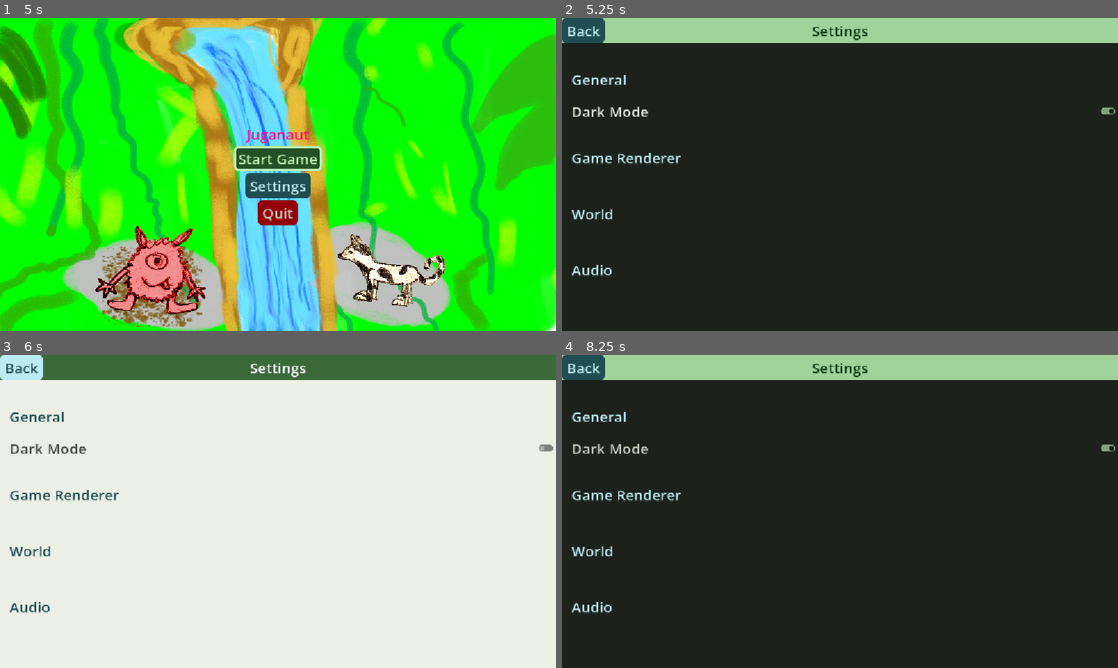
Above: before the commit, frames 1-4 (two rows, left to right).
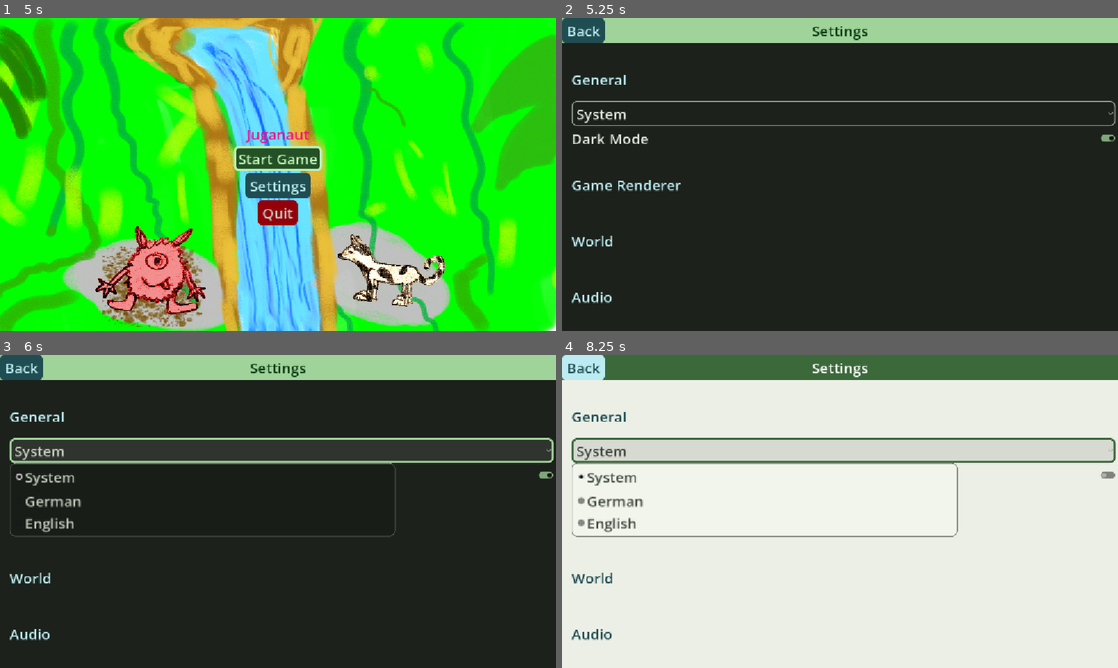
Above: after the commit, the same moments.

Repository: SirVincelot24/juganaut-godot
Game: Godot game, scene res://scenes/MainMenu.tscn
Same seed, same stepped clock (60 frames per second), same inputs: the game is played once before the commit and once after it.
Inputs (mouse positions are in pixels of both pictures, inside the frame that each line leads up to):
- Up to frame 1 (5 s): click "Start Game" at 0.5 s; click "Stop" at 1.25 s; click "Start Game" at 2 s; click "Stop" at 2.75 s; click "Start Game" at 3.5 s; click "Stop" at 4.25 s
- Up to frame 2 (5.25 s): click "Settings" at 5 s
- Up to frame 3 (6 s): click (283, 452) at 5.75 s, where only the run after the commit has a clickable "System"
- Up to frame 4 (8.25 s): click "Dark Mode" at 6.5 s; click "Dark Mode" at 7.25 s; click (845, 452) at 8 s, where only the run after the commit has a clickable "System"

Frame 1 is identical in both runs. In frame 2, 2.5% of the frame differs, in the area x 1-100%, y 26-92%; in frame 3, 100%, in the area x 0-100%, y 0-100%; in frame 4, 100%.

Commit message:
add language select to settings menu

Diff:
--- a/localization/Settings.csv
+++ b/localization/Settings.csv
@@ -1,6 +1,8 @@
 Key,en,de
 general,General,Allgemeines
 language,Language,Sprache
+de,German,Deutsch
+en,English,Englisch
 theme,Theme,Erscheinungsbild
 dark,Dark,Dunkel
 light,Light,Hell
--- a/scenes/settings_menu.tscn
+++ b/scenes/settings_menu.tscn
@@ -2,6 +2,7 @@
 
 [ext_resource type="Script" uid="uid://dd4mu46yxw0bf" path="res://scripts/UI/buttons/dark_button.gd" id="1_05p07"]
 [ext_resource type="Script" uid="uid://d56hnuq86cdi" path="res://scripts/UI/buttons/back.gd" id="1_cr101"]
+[ext_resource type="Script" uid="uid://3uok607cgyja" path="res://scripts/UI/buttons/language_select.gd" id="2_wswnh"]
 
 [node name="SettingsMenu" type="Control" unique_id=1464940150]
 layout_mode = 3
@@ -59,6 +60,10 @@
 theme_type_variation = &"SettingsHeadline"
 text = "general"
 
+[node name="LanguageSelect" type="OptionButton" parent="VBoxContainer/ScrollContainer/VBoxContainer" unique_id=572866696]
+layout_mode = 2
+script = ExtResource("2_wswnh")
+
 [node name="DarknessControl" type="CheckButton" parent="VBoxContainer/ScrollContainer/VBoxContainer" unique_id=2083268754]
 layout_mode = 2
 button_pressed = true
@@ -79,3 +84,5 @@
 layout_mode = 2
 theme_type_variation = &"SettingsHeadline"
 text = "audio"
+
+[connection signal="item_selected" from="VBoxContainer/ScrollContainer/VBoxContainer/LanguageSelect" to="VBoxContainer/ScrollContainer/VBoxContainer/LanguageSelect" method="_item_selected"]
--- a/scripts/UI/buttons/dark_button.gd
+++ b/scripts/UI/buttons/dark_button.gd
@@ -1,4 +1,4 @@
 extends CheckButton
 
-func _toggled(toggled_on: bool) -> void:
+func _toggled(_toggled_on: bool) -> void:
 	ThemeManager.toggle_theme()
--- /dev/null
+++ b/scripts/UI/buttons/language_select.gd
@@ -0,0 +1,22 @@
+extends OptionButton
+
+var langs: Array = ["system", ""]
+var selected_language = 0
+
+func _ready() -> void:
+	langs.append_array(TranslationServer.get_loaded_locales())
+	print(langs)
+	add_item(tr(langs[0]))
+	add_separator()
+	for lang in langs.slice(2):
+		add_item(tr(lang))
+	selected_language = PlayerPrefs.get_int("language", 0)
+	select(selected_language)
+
+func _item_selected(index: int):
+	selected_language = index
+	if selected_language == 0:
+		TranslationServer.set_locale(OS.get_locale_language())
+	else :
+		TranslationServer.set_locale(langs[selected_language])
+	PlayerPrefs.set_pref("language", selected_language)
--- a/scripts/UI/theme_gen.gd
+++ b/scripts/UI/theme_gen.gd
@@ -16,7 +16,6 @@
 
 func define_theme():
 	var normalButtonBg = stylebox_flat({
-			bg_color = color_scheme.error,
 			corner_ = corner_radius(10),
 			content_margins_ = content_margins(10, 5, 10, 5)
 		})
@@ -34,8 +33,21 @@
 		}),
 		stopButtonBg = inherit(normalButtonBg, {
 			bg_color = color_scheme.secondary
+		}),
+		optionButton = inherit(normalButtonBg, {
+			bg_color = Color.TRANSPARENT,
+			border_ = border_width(2),
+			border_color = color_scheme.outline
+		}),
+	}
+	var almostTransparent = stylebox_flat({
+			bg_color = Color(color_scheme.onBackground, 0.1)
 		})
-	}
+	var optionButtonPressed = inherit(buttonBgVariations["optionButton"], {
+		border_color = color_scheme.primary,
+		border_ = border_width(4)
+	})
+
 	var button_pressed = {}
 	for entry in buttonBgVariations.keys():
 		button_pressed[entry] = inherit(buttonBgVariations[entry], {
@@ -93,6 +105,14 @@
 		button_checked_color = color_scheme.primary,
 		button_unchecked_color = color_scheme.surfaceContainerHighest
 	})
+	define_style("OptionButton", {
+		font_color = color_scheme.onSurface,
+		font_pressed_color = color_scheme.onSurface,
+		normal = buttonBgVariations["optionButton"],
+		hover = inherit(buttonBgVariations["optionButton"], almostTransparent),
+		pressed = optionButtonPressed,
+		hover_pressed = inherit(optionButtonPressed, almostTransparent)
+	})
 
 	# Containers
 	define_style("Panel", {
@@ -110,6 +130,19 @@
 			content_margins_ = content_margins(20, -1, 5, -1)
 		})
 	})
+	define_style("PopupMenu", {
+		font_color = color_scheme.onSurfaceVariant,
+		font_hover_color = color_scheme.onTertiaryContainer,
+		font_separator_color = color_scheme.onSurfaceVariant,
+		panel = inherit(normalButtonBg, {
+			bg_color = color_scheme.surfaceContainerLow,
+			border_ = border_width(1),
+			border_color = color_scheme.outline
+		}),
+		hover = inherit(normalButtonBg, {
+			bg_color = color_scheme.tertiaryContainer
+		})
+	})
 
 	# Labels
 	define_variant_style("TitleLabel", "Label", {
--- a/themes/generated/dark_theme.tres
+++ b/themes/generated/dark_theme.tres
@@ -5,7 +5,6 @@
 content_margin_top = 5.0
 content_margin_right = 10.0
 content_margin_bottom = 5.0
-bg_color = Color(1, 0.7058824, 0.67058825, 1)
 corner_radius_top_left = 10
 corner_radius_top_right = 10
 corner_radius_bottom_right = 10
@@ -16,7 +15,6 @@
 content_margin_top = 5.0
 content_margin_right = 10.0
 content_margin_bottom = 5.0
-bg_color = Color(1, 0.7058824, 0.67058825, 1)
 corner_radius_top_left = 10
 corner_radius_top_right = 10
 corner_radius_bottom_right = 10
@@ -27,7 +25,6 @@
 content_margin_top = 5.0
 content_margin_right = 10.0
 content_margin_bottom = 5.0
-bg_color = Color(1, 0.7058824, 0.67058825, 1)
 corner_radius_top_left = 10
 corner_radius_top_right = 10
 corner_radius_bottom_right = 10
@@ -38,7 +35,6 @@
 content_margin_top = 5.0
 content_margin_right = 10.0
 content_margin_bottom = 5.0
-bg_color = Color(1, 0.7058824, 0.67058825, 1)
 corner_radius_top_left = 10
 corner_radius_top_right = 10
 corner_radius_bottom_right = 10
@@ -53,9 +49,100 @@
 [sub_resource type="StyleBoxEmpty" id="StyleBoxEmpty_6tylp"]
 
 [sub_resource type="StyleBoxFlat" id="StyleBoxFlat_58lkh"]
+content_margin_left = 10.0
+content_margin_top = 5.0
+content_margin_right = 10.0
+content_margin_bottom = 5.0
+bg_color = Color(0.8784314, 0.89411765, 0.85882354, 0.1)
+border_width_left = 2
+border_width_top = 2
+border_width_right = 2
+border_width_bottom = 2
+border_color = Color(0.54901963, 0.5764706, 0.53333336, 1)
+corner_radius_top_left = 10
+corner_radius_top_right = 10
+corner_radius_bottom_right = 10
+corner_radius_bottom_left = 10
+
+[sub_resource type="StyleBoxFlat" id="StyleBoxFlat_kexc8"]
+content_margin_left = 10.0
+content_margin_top = 5.0
+content_margin_right = 10.0
+content_margin_bottom = 5.0
+bg_color = Color(0.8784314, 0.89411765, 0.85882354, 0.1)
+border_width_left = 4
+border_width_top = 4
+border_width_right = 4
+border_width_bottom = 4
+border_color = Color(0.627451, 0.827451, 0.6039216, 1)
+corner_radius_top_left = 10
+corner_radius_top_right = 10
+corner_radius_bottom_right = 10
+corner_radius_bottom_left = 10
+
+[sub_resource type="StyleBoxFlat" id="StyleBoxFlat_eyqv7"]
+content_margin_left = 10.0
+content_margin_top = 5.0
+content_margin_right = 10.0
+content_margin_bottom = 5.0
+bg_color = Color(1, 1, 1, 0)
+border_width_left = 2
+border_width_top = 2
+border_width_right = 2
+border_width_bottom = 2
+border_color = Color(0.54901963, 0.5764706, 0.53333336, 1)
+corner_radius_top_left = 10
+corner_radius_top_right = 10
+corner_radius_bottom_right = 10
+corner_radius_bottom_left = 10
+
+[sub_resource type="StyleBoxFlat" id="StyleBoxFlat_jt65h"]
+content_margin_left = 10.0
+content_margin_top = 5.0
+content_margin_right = 10.0
+content_margin_bottom = 5.0
+bg_color = Color(1, 1, 1, 0)
+border_width_left = 4
+border_width_top = 4
+border_width_right = 4
+border_width_bottom = 4
+border_color = Color(0.627451, 0.827451, 0.6039216, 1)
+corner_radius_top_left = 10
+corner_radius_top_right = 10
+corner_radius_bottom_right = 10
+corner_radius_bottom_left = 10
+
+[sub_resource type="StyleBoxFlat" id="StyleBoxFlat_u6uub"]
 bg_color = Color(0.10980392, 0.12941177, 0.105882354, 1)
 
-[sub_resource type="StyleBoxFlat" id="StyleBoxFlat_kexc8"]
+[sub_resource type="StyleBoxFlat" id="StyleBoxFlat_p1uyl"]
+content_margin_left = 10.0
+content_margin_top = 5.0
+content_margin_right = 10.0
+content_margin_bottom = 5.0
+bg_color = Color(0.12156863, 0.3019608, 0.32156864, 1)
+corner_radius_top_left = 10
+corner_radius_top_right = 10
+corner_radius_bottom_right = 10
+corner_radius_bottom_left = 10
+
+[sub_resource type="StyleBoxFlat" id="StyleBoxFlat_uas6n"]
+content_margin_left = 10.0
+content_margin_top = 5.0
+content_margin_right = 10.0
+content_margin_bottom = 5.0
+bg_color = Color(0.09411765, 0.11372549, 0.09019608, 1)
+border_width_left = 1
+border_width_top = 1
+border_width_right = 1
+border_width_bottom = 1
+border_color = Color(0.54901963, 0.5764706, 0.53333336, 1)
+corner_radius_top_left = 10
+corner_radius_top_right = 10
+corner_radius_bottom_right = 10
+corner_radius_bottom_left = 10
+
+[sub_resource type="StyleBoxFlat" id="StyleBoxFlat_fcmrs"]
 content_margin_left = 10.0
 content_margin_top = 5.0
 content_margin_right = 10.0
@@ -88,11 +175,11 @@
 corner_radius_bottom_right = 10
 corner_radius_bottom_left = 10
 
-[sub_resource type="StyleBoxEmpty" id="StyleBoxEmpty_u6uub"]
+[sub_resource type="StyleBoxEmpty" id="StyleBoxEmpty_4dx4s"]
 content_margin_left = 20.0
 content_margin_right = 5.0
 
-[sub_resource type="StyleBoxFlat" id="StyleBoxFlat_p1uyl"]
+[sub_resource type="StyleBoxFlat" id="StyleBoxFlat_kkmdp"]
 content_margin_left = 10.0
 content_margin_top = 5.0
 content_margin_right = 10.0
@@ -103,7 +190,7 @@
 corner_radius_bottom_right = 10
 corner_radius_bottom_left = 10
 
-[sub_resource type="StyleBoxFlat" id="StyleBoxFlat_uas6n"]
+[sub_resource type="StyleBoxFlat" id="StyleBoxFlat_epnd1"]
 content_margin_left = 10.0
 content_margin_top = 5.0
 content_margin_right = 10.0
@@ -231,36 +318,47 @@
 CheckButton/styles/hover_pressed = SubResource("StyleBoxEmpty_ojq6m")
 CheckButton/styles/normal = SubResource("StyleBoxEmpty_ixtsc")
 CheckButton/styles/pressed = SubResource("StyleBoxEmpty_6tylp")
-Panel/styles/panel = SubResource("StyleBoxFlat_58lkh")
+OptionButton/colors/font_color = Color(0.8784314, 0.89411765, 0.85882354, 1)
+OptionButton/colors/font_pressed_color = Color(0.8784314, 0.89411765, 0.85882354, 1)
+OptionButton/styles/hover = SubResource("StyleBoxFlat_58lkh")
+OptionButton/styles/hover_pressed = SubResource("StyleBoxFlat_kexc8")
+OptionButton/styles/normal = SubResource("StyleBoxFlat_eyqv7")
+OptionButton/styles/pressed = SubResource("StyleBoxFlat_jt65h")
+Panel/styles/panel = SubResource("StyleBoxFlat_u6uub")
+PopupMenu/colors/font_color = Color(0.7607843, 0.7882353, 0.7411765, 1)
+PopupMenu/colors/font_hover_color = Color(0.7372549, 0.92156863, 0.94509804, 1)
+PopupMenu/colors/font_separator_color = Color(0.7607843, 0.7882353, 0.7411765, 1)
+PopupMenu/styles/hover = SubResource("StyleBoxFlat_p1uyl")
+PopupMenu/styles/panel = SubResource("StyleBoxFlat_uas6n")
 QuitButton/base_type = &"Button"
 QuitButton/colors/font_color = Color(1, 0.85490197, 0.8392157, 1)
-QuitButton/styles/hover = SubResource("StyleBoxFlat_kexc8")
-QuitButton/styles/normal = SubResource("StyleBoxFlat_eyqv7")
-QuitButton/styles/pressed = SubResource("StyleBoxFlat_jt65h")
-ScrollContainer/styles/panel = SubResource("StyleBoxEmpty_u6uub")
+QuitButton/styles/hover = SubResource("StyleBoxFlat_fcmrs")
+QuitButton/styles/normal = SubResource("StyleBoxFlat_u6cdw")
+QuitButton/styles/pressed = SubResource("StyleBoxFlat_d5obc")
+ScrollContainer/styles/panel = SubResource("StyleBoxEmpty_4dx4s")
 SettingsButton/base_type = &"Button"
 SettingsButton/colors/font_color = Color(0.7372549, 0.92156863, 0.94509804, 1)
 SettingsButton/colors/font_pressed_color = Color(0.7372549, 0.92156863, 0.94509804, 1)
-SettingsButton/styles/hover = SubResource("StyleBoxFlat_p1uyl")
-SettingsButton/styles/normal = SubResource("StyleBoxFlat_uas6n")
-SettingsButton/styles/pressed = SubResource("StyleBoxFlat_fcmrs")
+SettingsButton/styles/hover = SubResource("StyleBoxFlat_kkmdp")
+SettingsButton/styles/normal = SubResource("StyleBoxFlat_epnd1")
+SettingsButton/styles/pressed = SubResource("StyleBoxFlat_25r51")
 SettingsHeadline/base_type = &"Label"
 SettingsHeadline/colors/font_color = Color(0.7372549, 0.92156863, 0.94509804, 1)
-SettingsHeadline/styles/normal = SubResource("StyleBoxEmpty_u6cdw")
+SettingsHeadline/styles/normal = SubResource("StyleBoxEmpty_odrap")
 StartButton/base_type = &"Button"
 StartButton/colors/font_color = Color(0.7372549, 0.9411765, 0.70980394, 1)
 StartButton/colors/font_pressed_color = Color(0.7372549, 0.9411765, 0.70980394, 1)
-StartButton/styles/hover = SubResource("StyleBoxFlat_d5obc")
-StartButton/styles/normal = SubResource("StyleBoxFlat_4dx4s")
-StartButton/styles/pressed = SubResource("StyleBoxFlat_kkmdp")
+StartButton/styles/hover = SubResource("StyleBoxFlat_fl12l")
+StartButton/styles/normal = SubResource("StyleBoxFlat_s78up")
+StartButton/styles/pressed = SubResource("StyleBoxFlat_3j44y")
 StopButton/base_type = &"Button"
 StopButton/colors/font_color = Color(0.14509805, 0.20392157, 0.13725491, 1)
 StopButton/colors/font_pressed_color = Color(0.14509805, 0.20392157, 0.13725491, 1)
-StopButton/styles/hover = SubResource("StyleBoxFlat_epnd1")
-StopButton/styles/normal = SubResource("StyleBoxFlat_25r51")
-StopButton/styles/pressed = SubResource("StyleBoxFlat_odrap")
+StopButton/styles/hover = SubResource("StyleBoxFlat_q4ti7")
+StopButton/styles/normal = SubResource("StyleBoxFlat_qpli5")
+StopButton/styles/pressed = SubResource("StyleBoxFlat_1g565")
 TitleBar/base_type = &"PanelContainer"
-TitleBar/styles/panel = SubResource("StyleBoxFlat_fl12l")
+TitleBar/styles/panel = SubResource("StyleBoxFlat_jub0h")
 TitleLabel/base_type = &"Label"
 TitleLabel/colors/font_color = Color(1, 0, 0.5, 1)
 onPrimary/base_type = &"Label"
--- a/themes/generated/light_theme.tres
+++ b/themes/generated/light_theme.tres
@@ -5,7 +5,6 @@
 content_margin_top = 5.0
 content_margin_right = 10.0
 content_margin_bottom = 5.0
-bg_color = Color(0.7294118, 0.101960786, 0.101960786, 1)
 corner_radius_top_left = 10
 corner_radius_top_right = 10
 corner_radius_bottom_right = 10
@@ -16,7 +15,6 @@
 content_margin_top = 5.0
 content_margin_right = 10.0
 content_margin_bottom = 5.0
-bg_color = Color(0.7294118, 0.101960786, 0.101960786, 1)
 corner_radius_top_left = 10
 corner_radius_top_right = 10
 corner_radius_bottom_right = 10
@@ -27,7 +25,6 @@
 content_margin_top = 5.0
 content_margin_right = 10.0
 content_margin_bottom = 5.0
-bg_color = Color(0.7294118, 0.101960786, 0.101960786, 1)
 corner_radius_top_left = 10
 corner_radius_top_right = 10
 corner_radius_bottom_right = 10
@@ -38,7 +35,6 @@
 content_margin_top = 5.0
 content_margin_right = 10.0
 content_margin_bottom = 5.0
-bg_color = Color(0.7294118, 0.101960786, 0.101960786, 1)
 corner_radius_top_left = 10
 corner_radius_top_right = 10
 corner_radius_bottom_right = 10
@@ -53,9 +49,100 @@
 [sub_resource type="StyleBoxEmpty" id="StyleBoxEmpty_a6y4y"]
 
 [sub_resource type="StyleBoxFlat" id="StyleBoxFlat_ghbgf"]
+content_margin_left = 10.0
+content_margin_top = 5.0
+content_margin_right = 10.0
+content_margin_bottom = 5.0
+bg_color = Color(0.09411765, 0.11372549, 0.09019608, 0.1)
+border_width_left = 2
+border_width_top = 2
+border_width_right = 2
+border_width_bottom = 2
+border_color = Color(0.44705883, 0.4745098, 0.43529412, 1)
+corner_radius_top_left = 10
+corner_radius_top_right = 10
+corner_radius_bottom_right = 10
+corner_radius_bottom_left = 10
+
+[sub_resource type="StyleBoxFlat" id="StyleBoxFlat_p25dn"]
+content_margin_left = 10.0
+content_margin_top = 5.0
+content_margin_right = 10.0
+content_margin_bottom = 5.0
+bg_color = Color(0.09411765, 0.11372549, 0.09019608, 0.1)
+border_width_left = 4
+border_width_top = 4
+border_width_right = 4
+border_width_bottom = 4
+border_color = Color(0.23137255, 0.4117647, 0.22745098, 1)
+corner_radius_top_left = 10
+corner_radius_top_right = 10
+corner_radius_bottom_right = 10
+corner_radius_bottom_left = 10
+
+[sub_resource type="StyleBoxFlat" id="StyleBoxFlat_hxhkq"]
+content_margin_left = 10.0
+content_margin_top = 5.0
+content_margin_right = 10.0
+content_margin_bottom = 5.0
+bg_color = Color(1, 1, 1, 0)
+border_width_left = 2
+border_width_top = 2
+border_width_right = 2
+border_width_bottom = 2
+border_color = Color(0.44705883, 0.4745098, 0.43529412, 1)
+corner_radius_top_left = 10
+corner_radius_top_right = 10
+corner_radius_bottom_right = 10
+corner_radius_bottom_left = 10
+
+[sub_resource type="StyleBoxFlat" id="StyleBoxFlat_xvjxi"]
+content_margin_left = 10.0
+content_margin_top = 5.0
+content_margin_right = 10.0
+content_margin_bottom = 5.0
+bg_color = Color(1, 1, 1, 0)
+border_width_left = 4
+border_width_top = 4
+border_width_right = 4
+border_width_bottom = 4
+border_color = Color(0.23137255, 0.4117647, 0.22745098, 1)
+corner_radius_top_left = 10
+corner_radius_top_right = 10
+corner_radius_bottom_right = 10
+corner_radius_bottom_left = 10
+
+[sub_resource type="StyleBoxFlat" id="StyleBoxFlat_4fvyg"]
 bg_color = Color(0.9254902, 0.9372549, 0.9019608, 1)
 
-[sub_resource type="StyleBoxFlat" id="StyleBoxFlat_p25dn"]
+[sub_resource type="StyleBoxFlat" id="StyleBoxFlat_mgge1"]
+content_margin_left = 10.0
+content_margin_top = 5.0
+content_margin_right = 10.0
+content_margin_bottom = 5.0
+bg_color = Color(0.7372549, 0.92156863, 0.94509804, 1)
+corner_radius_top_left = 10
+corner_radius_top_right = 10
+corner_radius_bottom_right = 10
+corner_radius_bottom_left = 10
+
+[sub_resource type="StyleBoxFlat" id="StyleBoxFlat_1libl"]
+content_margin_left = 10.0
+content_margin_top = 5.0
+content_margin_right = 10.0
+content_margin_bottom = 5.0
+bg_color = Color(0.94509804, 0.9607843, 0.9254902, 1)
+border_width_left = 1
+border_width_top = 1
+border_width_right = 1
+border_width_bottom = 1
+border_color = Color(0.44705883, 0.4745098, 0.43529412, 1)
+corner_radius_top_left = 10
+corner_radius_top_right = 10
+corner_radius_bottom_right = 10
+corner_radius_bottom_left = 10
+
+[sub_resource type="StyleBoxFlat" id="StyleBoxFlat_d1386"]
 content_margin_left = 10.0
 content_margin_top = 5.0
 content_margin_right = 10.0
@@ -88,11 +175,11 @@
 corner_radius_bottom_right = 10
 corner_radius_bottom_left = 10
 
-[sub_resource type="StyleBoxEmpty" id="StyleBoxEmpty_4fvyg"]
+[sub_resource type="StyleBoxEmpty" id="StyleBoxEmpty_m00o5"]
 content_margin_left = 20.0
 content_margin_right = 5.0
 
-[sub_resource type="StyleBoxFlat" id="StyleBoxFlat_mgge1"]
+[sub_resource type="StyleBoxFlat" id="StyleBoxFlat_ygmq7"]
 content_margin_left = 10.0
 content_margin_top = 5.0
 content_margin_right = 10.0
@@ -103,7 +190,7 @@
 corner_radius_bottom_right = 10
 corner_radius_bottom_left = 10
 
-[sub_resource type="StyleBoxFlat" id="StyleBoxFlat_1libl"]
+[sub_resource type="StyleBoxFlat" id="StyleBoxFlat_uaa2w"]
 content_margin_left = 10.0
 content_margin_top = 5.0
 content_margin_right = 10.0
@@ -231,36 +318,47 @@
 CheckButton/styles/hover_pressed = SubResource("StyleBoxEmpty_it0uy")
 CheckButton/styles/normal = SubResource("StyleBoxEmpty_2gs5e")
 CheckButton/styles/pressed = SubResource("StyleBoxEmpty_a6y4y")
-Panel/styles/panel = SubResource("StyleBoxFlat_ghbgf")
+OptionButton/colors/font_color = Color(0.09411765, 0.11372549, 0.09019608, 1)
+OptionButton/colors/font_pressed_color = Color(0.09411765, 0.11372549, 0.09019608, 1)
+OptionButton/styles/hover = SubResource("StyleBoxFlat_ghbgf")
+OptionButton/styles/hover_pressed = SubResource("StyleBoxFlat_p25dn")
+OptionButton/styles/normal = SubResource("StyleBoxFlat_hxhkq")
+OptionButton/styles/pressed = SubResource("StyleBoxFlat_xvjxi")
+Panel/styles/panel = SubResource("StyleBoxFlat_4fvyg")
+PopupMenu/colors/font_color = Color(0.25882354, 0.28627452, 0.2509804, 1)
+PopupMenu/colors/font_hover_color = Color(0.12156863, 0.3019608, 0.32156864, 1)
+PopupMenu/colors/font_separator_color = Color(0.25882354, 0.28627452, 0.2509804, 1)
+PopupMenu/styles/hover = SubResource("StyleBoxFlat_mgge1")
+PopupMenu/styles/panel = SubResource("StyleBoxFlat_1libl")
 QuitButton/base_type = &"Button"
 QuitButton/colors/font_color = Color(0.5764706, 0, 0.039215688, 1)
-QuitButton/styles/hover = SubResource("StyleBoxFlat_p25dn")
-QuitButton/styles/normal = SubResource("StyleBoxFlat_hxhkq")
-QuitButton/styles/pressed = SubResource("StyleBoxFlat_xvjxi")
-ScrollContainer/styles/panel = SubResource("StyleBoxEmpty_4fvyg")
+QuitButton/styles/hover = SubResource("StyleBoxFlat_d1386")
+QuitButton/styles/normal = SubResource("StyleBoxFlat_km2ty")
+QuitButton/styles/pressed = SubResource("StyleBoxFlat_vet81")
+ScrollContainer/styles/panel = SubResource("StyleBoxEmpty_m00o5")
 SettingsButton/base_type = &"Button"
 SettingsButton/colors/font_color = Color(0.12156863, 0.3019608, 0.32156864, 1)
 SettingsButton/colors/font_pressed_color = Color(0.12156863, 0.3019608, 0.32156864, 1)
-SettingsButton/styles/hover = SubResource("StyleBoxFlat_mgge1")
-SettingsButton/styles/normal = SubResource("StyleBoxFlat_1libl")
-SettingsButton/styles/pressed = SubResource("StyleBoxFlat_d1386")
+SettingsButton/styles/hover = SubResource("StyleBoxFlat_ygmq7")
+SettingsButton/styles/normal = SubResource("StyleBoxFlat_uaa2w")
+SettingsButton/styles/pressed = SubResource("StyleBoxFlat_l3ktu")
 SettingsHeadline/base_type = &"Label"
 SettingsHeadline/colors/font_color = Color(0.12156863, 0.3019608, 0.32156864, 1)
-SettingsHeadline/styles/normal = SubResource("StyleBoxEmpty_km2ty")
+SettingsHeadline/styles/normal = SubResource("StyleBoxEmpty_5kige")
 StartButton/base_type = &"Button"
 StartButton/colors/font_color = Color(0.13725491, 0.3137255, 0.14117648, 1)
 StartButton/colors/font_pressed_color = Color(0.13725491, 0.3137255, 0.14117648, 1)
-StartButton/styles/hover = SubResource("StyleBoxFlat_vet81")
-StartButton/styles/normal = SubResource("StyleBoxFlat_m00o5")
-StartButton/styles/pressed = SubResource("StyleBoxFlat_ygmq7")
+StartButton/styles/hover = SubResource("StyleBoxFlat_hdhyn")
+StartButton/styles/normal = SubResource("StyleBoxFlat_qig5c")
+StartButton/styles/pressed = SubResource("StyleBoxFlat_rgs7x")
 StopButton/base_type = &"Button"
 StopButton/colors/font_color = Color(1, 1, 1, 1)
 StopButton/colors/font_pressed_color = Color(1, 1, 1, 1)
-StopButton/styles/hover = SubResource("StyleBoxFlat_uaa2w")
-StopButton/styles/normal = SubResource("StyleBoxFlat_l3ktu")
-StopButton/styles/pressed = SubResource("StyleBoxFlat_5kige")
+StopButton/styles/hover = SubResource("StyleBoxFlat_kcd8e")
+StopButton/styles/normal = SubResource("StyleBoxFlat_p4pmg")
+StopButton/styles/pressed = SubResource("StyleBoxFlat_0vi3t")
 TitleBar/base_type = &"PanelContainer"
-TitleBar/styles/panel = SubResource("StyleBoxFlat_hdhyn")
+TitleBar/styles/panel = SubResource("StyleBoxFlat_5y6xq")
 TitleLabel/base_type = &"Label"
 TitleLabel/colors/font_color = Color(1, 0, 0.5, 1)
 onPrimary/base_type = &"Label"
Not shown, added: scripts/UI/buttons/language_select.gd.uid
Not shown: 10 places in themes/generated/dark_theme.tres that only renumber resources
Not shown: 10 places in themes/generated/light_theme.tres that only renumber resources
